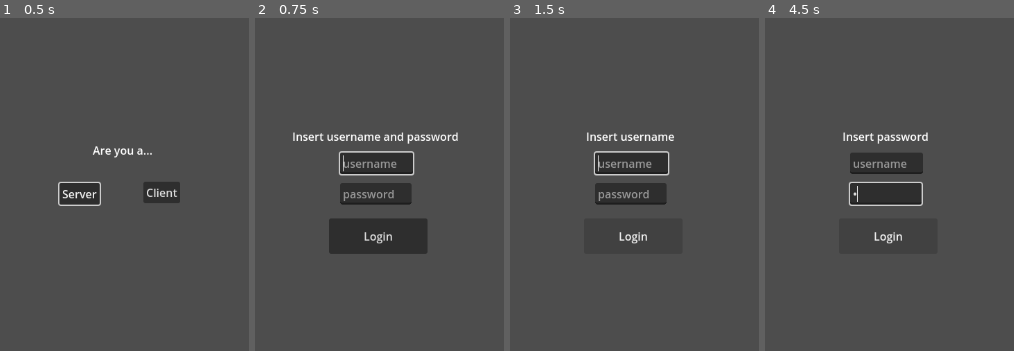
Above: before the commit, frames 1-4 (left to right).
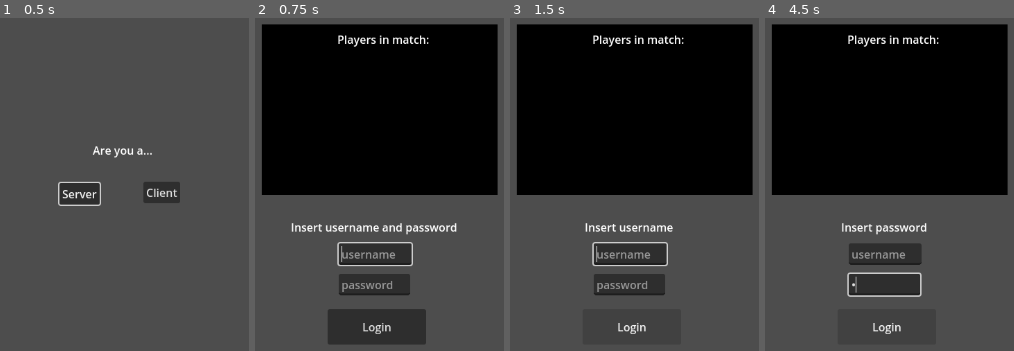
Above: after the commit, the same moments.

Repository: YogiWiguna/ENet-Onlin-Quiz-Game-Mulitplayer
Game: Godot game, scene res://Scenes/main_menu.tscn
Two runs of this game, one before a commit and one after it. Both use one fixed random seed, a clock stepped at 60 frames per second and the inputs below. The project has no main scene, so this scene is started directly.
Inputs:
- Up to frame 1 (0.5 s): no input
- Up to frame 2 (0.75 s): click "Client" at 0.5 s
- Up to frame 3 (1.5 s): click "Login" at 1.25 s
- Up to frame 4 (4.5 s): click "Login" at 2 s; click "Login" at 2.75 s; tap Enter at 3.5 s; tap Space at 4.25 s

Frame 1 is identical in both runs. In frame 2, 60% of the frame differs, in the area x 2-98%, y 1-98%; in frame 3, 53%; in frame 4, 53%.

Commit message:
Lobby for player gathers quiz game

Diff:
--- a/Scenes/lobby_login.gd
+++ b/Scenes/lobby_login.gd
@@ -9,6 +9,9 @@
 @onready var password = $Password
 @onready var error_label = $ErrorLabel
 @onready var login_button = $LoginButton
+@onready var start_button = $StartButton
+@onready var logged_players_label = $LoggedPlayersColorRect/Label
+
 
 var peer = ENetMultiplayerPeer.new()
 var is_peer_connected = false
@@ -22,8 +25,10 @@
 	error_label.text = "Insert username and password"
 	username.grab_focus()
 
-
-
+func send_credentials():
+	var user = username.text
+	var password = password.text
+	rpc_id(get_multiplayer_authority(), "authenticate_player", user, password)
 
 func _on_username_text_submitted(new_text):
 	if not password.text == "":
@@ -31,7 +36,6 @@
 	else:
 		error_label.text = "Insert password"
 		password.grab_focus()
-
 
 func _on_password_text_submitted(new_text):
 	if not username.text == "":
@@ -51,11 +55,8 @@
 		send_credentials()
 
 
-func send_credentials():
-	var user = username.text
-	var password = password.text
-
-	rpc_id(get_multiplayer_authority(), "authenticate_player", user, password)
+func _on_start_button_pressed():
+	rpc_id(get_multiplayer_authority(), "start_game")
 
 
 @rpc
@@ -88,3 +89,11 @@
 	AuthenticationCredentials.user = username.text
 	AuthenticationCredentials.session_token = session_token
 	get_tree().change_scene_to_file(lobby_screen_scene)
+
+@rpc
+func add_logged_player(player_name):
+	logged_players_label.text = logged_players_label.text + "\n%s" % player_name
+
+@rpc("authority", "call_local")
+func start_game():
+	get_tree().change_scene_to_file(lobby_screen_scene)
--- a/Scenes/lobby_login.tscn
+++ b/Scenes/lobby_login.tscn
@@ -21,10 +21,10 @@
 anchor_top = 0.5
 anchor_right = 0.5
 anchor_bottom = 0.5
-offset_left = -51.0
-offset_top = -59.0
-offset_right = 54.0
-offset_bottom = -28.0
+offset_left = -53.0
+offset_top = 72.0
+offset_right = 52.0
+offset_bottom = 103.0
 grow_horizontal = 2
 grow_vertical = 2
 placeholder_text = "username"
@@ -36,10 +36,10 @@
 anchor_top = 0.5
 anchor_right = 0.5
 anchor_bottom = 0.5
-offset_left = -51.0
-offset_top = -15.0
-offset_right = 52.0
-offset_bottom = 16.0
+offset_left = -53.0
+offset_top = 116.0
+offset_right = 50.0
+offset_bottom = 147.0
 grow_horizontal = 2
 grow_vertical = 2
 placeholder_text = "password"
@@ -51,8 +51,10 @@
 anchor_top = 0.5
 anchor_right = 1.0
 anchor_bottom = 0.5
-offset_top = -94.0
-offset_bottom = -71.0
+offset_left = -2.0
+offset_top = 37.0
+offset_right = -2.0
+offset_bottom = 60.0
 grow_horizontal = 2
 grow_vertical = 2
 label_settings = SubResource("LabelSettings_gy14w")
@@ -66,14 +68,52 @@
 anchor_top = 0.5
 anchor_right = 0.5
 anchor_bottom = 0.5
-offset_left = -67.0
-offset_top = 36.0
-offset_right = 75.0
-offset_bottom = 87.0
+offset_left = -69.0
+offset_top = 167.0
+offset_right = 73.0
+offset_bottom = 218.0
 grow_horizontal = 2
 grow_vertical = 2
 text = "Login"
 
+[node name="StartButton" type="Button" parent="."]
+visible = false
+layout_mode = 1
+anchors_preset = 7
+anchor_left = 0.5
+anchor_top = 1.0
+anchor_right = 0.5
+anchor_bottom = 1.0
+offset_left = -39.0
+offset_top = -69.0
+offset_right = 60.0
+offset_bottom = -38.0
+grow_horizontal = 2
+grow_vertical = 0
+text = "Start Match"
+
+[node name="LoggedPlayersColorRect" type="ColorRect" parent="."]
+layout_mode = 1
+anchors_preset = 5
+anchor_left = 0.5
+anchor_right = 0.5
+offset_left = -164.0
+offset_top = 80.0
+offset_right = 176.0
+offset_bottom = 326.0
+grow_horizontal = 2
+color = Color(0, 0, 0, 1)
+
+[node name="Label" type="Label" parent="LoggedPlayersColorRect"]
+layout_mode = 0
+offset_left = 28.0
+offset_top = 10.0
+offset_right = 323.0
+offset_bottom = 229.0
+text = "Players in match:"
+horizontal_alignment = 1
+
 [connection signal="text_submitted" from="Username" to="." method="_on_username_text_submitted"]
 [connection signal="text_submitted" from="Password" to="." method="_on_password_text_submitted"]
 [connection signal="pressed" from="LoginButton" to="." method="_on_login_button_pressed"]
+[connection signal="pressed" from="StartButton" to="." method="_on_start_button_pressed"]
--- a/Scenes/lobby_server.gd
+++ b/Scenes/lobby_server.gd
@@ -3,7 +3,7 @@
 const PORT = 9999
 
 @export var database_file_path = "res://Database/Database.json"
-
+@export_file("*.tscn") var quiz_screen_scene_path = "res://Scenes/quiz_panel.tscn"
 # high-level network interface for sending and receiving data between clients and the server and making RPCs
 var peer = ENetMultiplayerPeer.new()
 
@@ -70,11 +70,21 @@
 		rpc_id(peer_id, "authentication_succeed", token)
 
 
-@rpc("call_remote")
+@rpc
 func authentication_failed(error_message):
 	pass
 
 
-@rpc("call_remote")
+@rpc
 func authentication_succeed(session_token):
 	pass
+
+
+@rpc
+func add_logged_player(player_name):
+	pass
+
+@rpc("any_peer","call_remote")
+func start_game():
+	rpc("start_game")
+	get_tree().change_scene_to_file(quiz_screen_scene_path)
--- /dev/null
+++ b/Scenes/quiz_panel.gd
@@ -0,0 +1,11 @@
+extends ColorRect
+
+
+# Called when the node enters the scene tree for the first time.
+func _ready():
+	pass # Replace with function body.
+
+
+# Called every frame. 'delta' is the elapsed time since the previous frame.
+func _process(delta):
+	pass
--- /dev/null
+++ b/Scenes/quiz_panel.tscn
@@ -0,0 +1,64 @@
+[gd_scene load_steps=2 format=3 uid="uid://dh0gm45y4q7uv"]
+
+[ext_resource type="Script" path="res://Scenes/quiz_panel.gd" id="1_ktq3h"]
+
+[node name="QuizPanel" type="ColorRect"]
+anchors_preset = 8
+anchor_left = 0.5
+anchor_top = 0.5
+anchor_right = 0.5
+anchor_bottom = 0.5
+offset_left = -162.0
+offset_top = -208.0
+offset_right = 189.0
+offset_bottom = -4.0
+grow_horizontal = 2
+grow_vertical = 2
+color = Color(0, 0, 0, 1)
+script = ExtResource("1_ktq3h")
+
+[node name="Label" type="Label" parent="."]
+layout_mode = 0
+offset_right = 325.0
+offset_bottom = 202.0
+text = "Waiting For Players"
+horizontal_alignment = 1
+vertical_alignment = 1
+
+[node name="Answer" type="Control" parent="."]
+anchors_preset = 0
+offset_left = 5.0
+offset_top = 233.0
+offset_right = 45.0
+offset_bottom = 273.0
+
+[node name="AnswerButton" type="Button" parent="Answer"]
+custom_minimum_size = Vector2(350, 0)
+layout_mode = 0
+offset_right = 8.0
+offset_bottom = 8.0
+text = "Answer Here"
+
+[node name="AnswerButton2" type="Button" parent="Answer"]
+custom_minimum_size = Vector2(350, 0)
+layout_mode = 0
+offset_top = 43.0
+offset_right = 8.0
+offset_bottom = 51.0
+text = "Answer Here"
+
+[node name="AnswerButton3" type="Button" parent="Answer"]
+custom_minimum_size = Vector2(350, 0)
+layout_mode = 0
+offset_top = 93.0
+offset_right = 8.0
+offset_bottom = 101.0
+text = "Answer Here"
+
+[node name="AnswerButton4" type="Button" parent="Answer"]
+custom_minimum_size = Vector2(350, 0)
+layout_mode = 0
+offset_top = 139.0
+offset_right = 108.0
+offset_bottom = 170.0
+text = "Answer Here"
--- /dev/null
+++ b/Scenes/quiz_screen_server.gd
@@ -0,0 +1,27 @@
+extends Control
+
+
+@export_file("*.json") var database_file = "res://Database/Database.json"
+@export var turn_delay_in_seconds = 5.0
+
+@onready var database = JSON.parse_string(FileAccess.open(database_file,FileAccess.READ).get_as_text())
+@onready var quiz_panel = $QuizPanel
+@onready var timer = $Timer
+@onready var wait_label = $WaitLabel
+
+
+func _ready():
+	timer.start(3.0)
+	await(timer.timeout)
+
+@rpc("any_peer")
+func answered(user):
+	quiz_panel.rpc("update_winner", database[user]["name"])
+	timer.start(turn_delay_in_seconds)
+	wait_label.rpc("wait", turn_delay_in_seconds)
+
+@rpc("any_peer")
+func missed(user):
+	quiz_panel.rpc("player_missed", database[user]["name"])
+	timer.start(turn_delay_in_seconds)
+	wait_label.rpc("wait", turn_delay_in_seconds)
--- /dev/null
+++ b/Scenes/quiz_screen_server.tscn
@@ -0,0 +1,55 @@
+[gd_scene load_steps=4 format=3 uid="uid://bodj3g8e2pk5t"]
+
+[ext_resource type="Script" path="res://Scenes/quiz_screen_server.gd" id="1_1hafh"]
+[ext_resource type="PackedScene" uid="uid://dh0gm45y4q7uv" path="res://Scenes/quiz_panel.tscn" id="1_glgt6"]
+[ext_resource type="PackedScene" uid="uid://dykcuqm15ttsj" path="res://Scenes/wait_label.tscn" id="2_w00fv"]
+
+[node name="Main" type="Control"]
+layout_mode = 3
+anchors_preset = 15
+anchor_right = 1.0
+anchor_bottom = 1.0
+grow_horizontal = 2
+grow_vertical = 2
+script = ExtResource("1_1hafh")
+database_file = null
+turn_delay_in_seconds = null
+
+[node name="Label" type="Label" parent="."]
+layout_mode = 1
+anchors_preset = 5
+anchor_left = 0.5
+anchor_right = 0.5
+offset_left = -39.0
+offset_top = 31.0
+offset_right = 39.0
+offset_bottom = 54.0
+grow_horizontal = 2
+text = "I'm Server"
+
+[node name="QuizPanel" parent="." instance=ExtResource("1_glgt6")]
+layout_mode = 0
+anchors_preset = 0
+anchor_left = 0.0
+anchor_top = 0.0
+anchor_right = 0.0
+anchor_bottom = 0.0
+offset_left = 0.0
+offset_top = 0.0
+offset_right = 351.0
+offset_bottom = 204.0
+grow_horizontal = 1
+grow_vertical = 1
+
+[node name="Timer" type="Timer" parent="."]
+
+[node name="WaitLabel" parent="." instance=ExtResource("2_w00fv")]
+layout_mode = 0
+anchors_preset = 0
+anchor_left = 0.0
+anchor_right = 0.0
+offset_left = 0.0
+offset_top = 0.0
+offset_right = 120.0
+offset_bottom = 23.0
+grow_horizontal = 1
--- /dev/null
+++ b/Scenes/wait_label.gd
@@ -0,0 +1,15 @@
+extends Label
+
+
+# Called when the node enters the scene tree for the first time.
+func _ready():
+	pass # Replace with function body.
+
+
+# Called every frame. 'delta' is the elapsed time since the previous frame.
+func _process(delta):
+	pass
+
+
+func _on_timer_timeout():
+	pass # Replace with function body.
--- /dev/null
+++ b/Scenes/wait_label.tscn
@@ -0,0 +1,20 @@
+[gd_scene load_steps=2 format=3 uid="uid://dykcuqm15ttsj"]
+
+[ext_resource type="Script" path="res://Scenes/wait_label.gd" id="1_gn3ii"]
+
+[node name="WaitLabel" type="Label"]
+visible = false
+anchors_preset = 5
+anchor_left = 0.5
+anchor_right = 0.5
+offset_left = -58.0
+offset_top = 70.0
+offset_right = 62.0
+offset_bottom = 93.0
+grow_horizontal = 2
+text = "Next round in..."
+script = ExtResource("1_gn3ii")
+
+[node name="Timer" type="Timer" parent="."]
+
+[connection signal="timeout" from="Timer" to="." method="_on_timer_timeout"]
--- a/project.godot
+++ b/project.godot
@@ -10,7 +10,7 @@
 
 [application]
 
-config/name="ENet Make Lobby"
+config/name="ENet Online Quiz Game"
 config/features=PackedStringArray("4.2", "GL Compatibility")
 config/icon="res://icon.svg"
 
